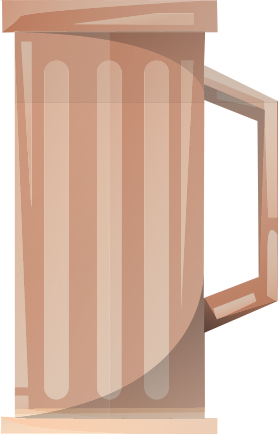
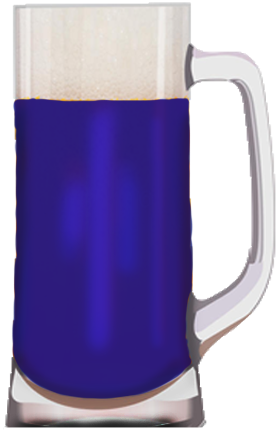
The second 278×434 image is a revision of the first. Changes to its layers:
added layer "Слой 9" (79%) above "Слой 8" over [3, 2, 276, 430]
added layer "Слой 8" (84%) above "Слой 7" over [3, 2, 276, 430]
added layer "Слой 7" above "кружка полная" over [3, 2, 276, 430]
hid "Слой 1" over [0, 0, 278, 434]
